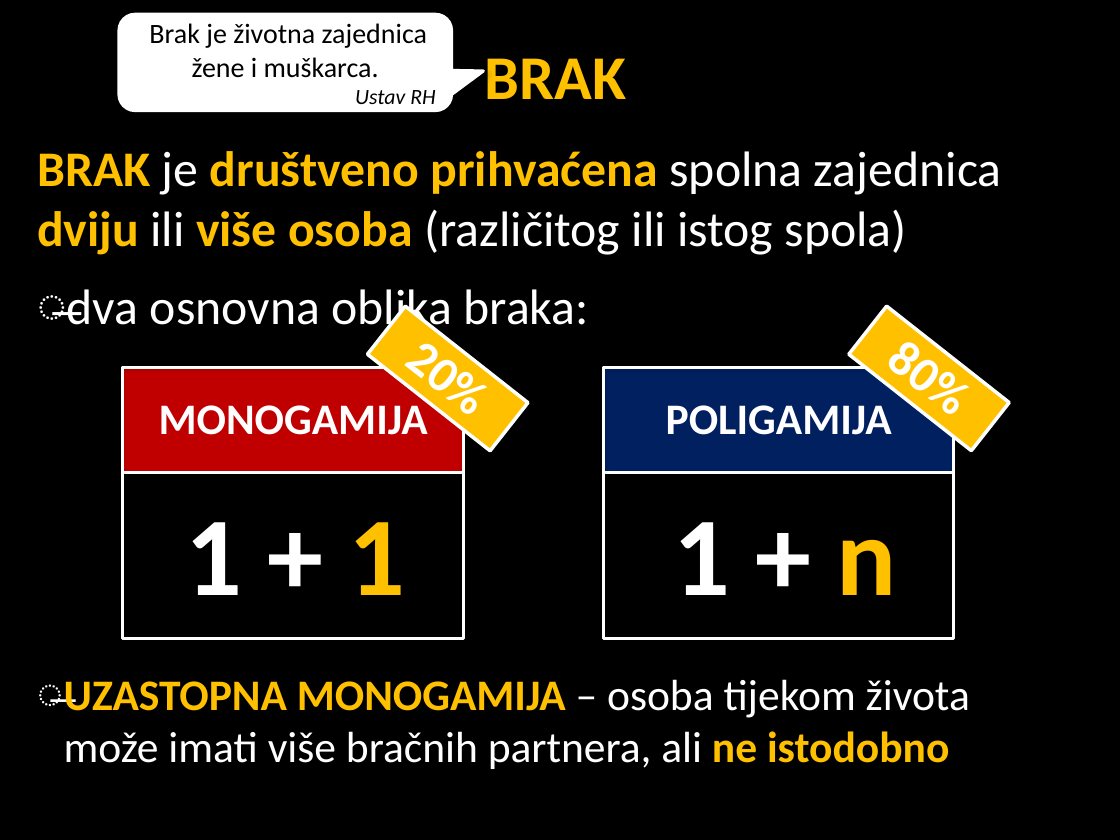
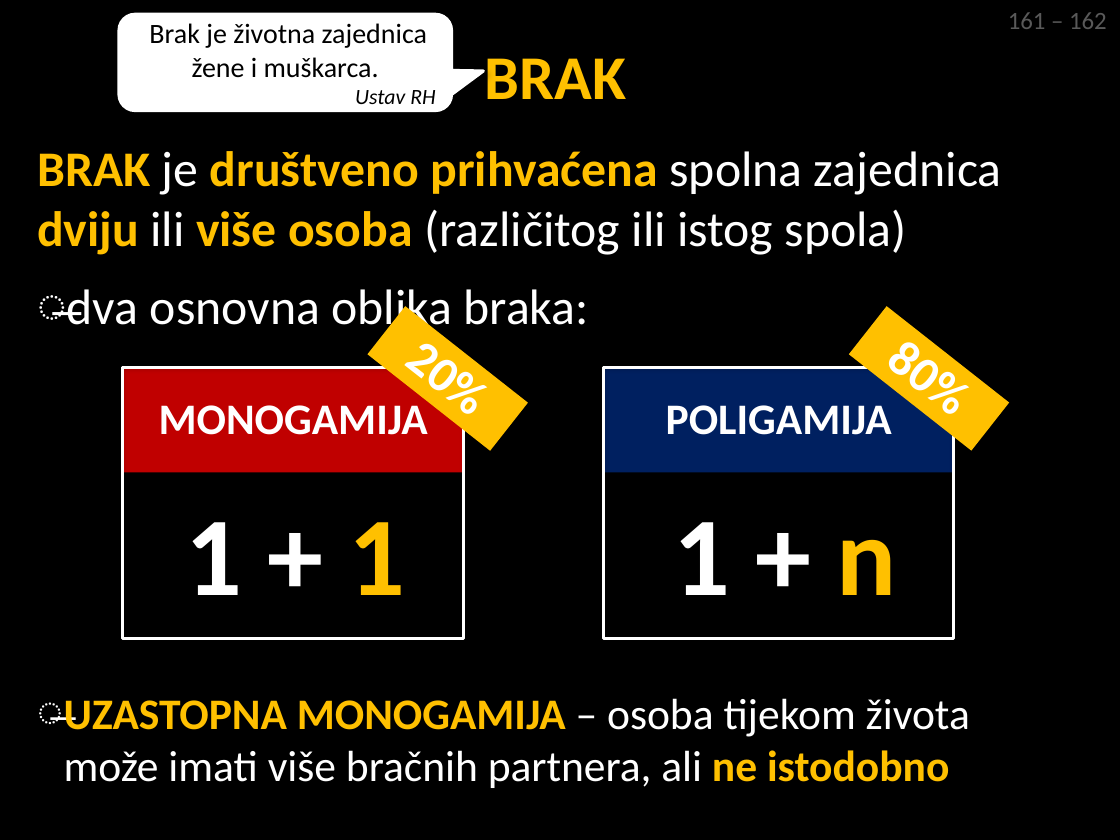
Before and after one commit to srednja-skola/sociologija, a slide deck: slide 11 of data/pptx/008_Obitelj_brak_i_srodstvo.pptx. Drawn at 1120x840 pixels with LibreOffice and Linux fonts; fonts in the diff are those of the drawing. Boxes give left, top, right and bottom in pixels: in the first picture for what was removed or moved away, otherwise in the second. Text is boxed around its words. In the diff, an @@ line names an element or a change of style, - is before the commit and + after.

```diff
--- a/data/pptx/008_Obitelj_brak_i_srodstvo.pptx
+++ b/data/pptx/008_Obitelj_brak_i_srodstvo.pptx
@@ text added at [1008, 12, 1107, 29], 16 pt, text #595959 @@
+161 – 162
@@ outline #FFFFFF 2.25 pt to none in 4 elements at [122, 367, 464, 473], [604, 367, 953, 473], [367, 307, 528, 451], [849, 307, 1009, 451] @@
@@ text at [64, 698, 970, 788]: more space between paragraphs @@
```
Also in this commit, not shown: 14 other slides changed, 2 slides removed, 1 other file.
